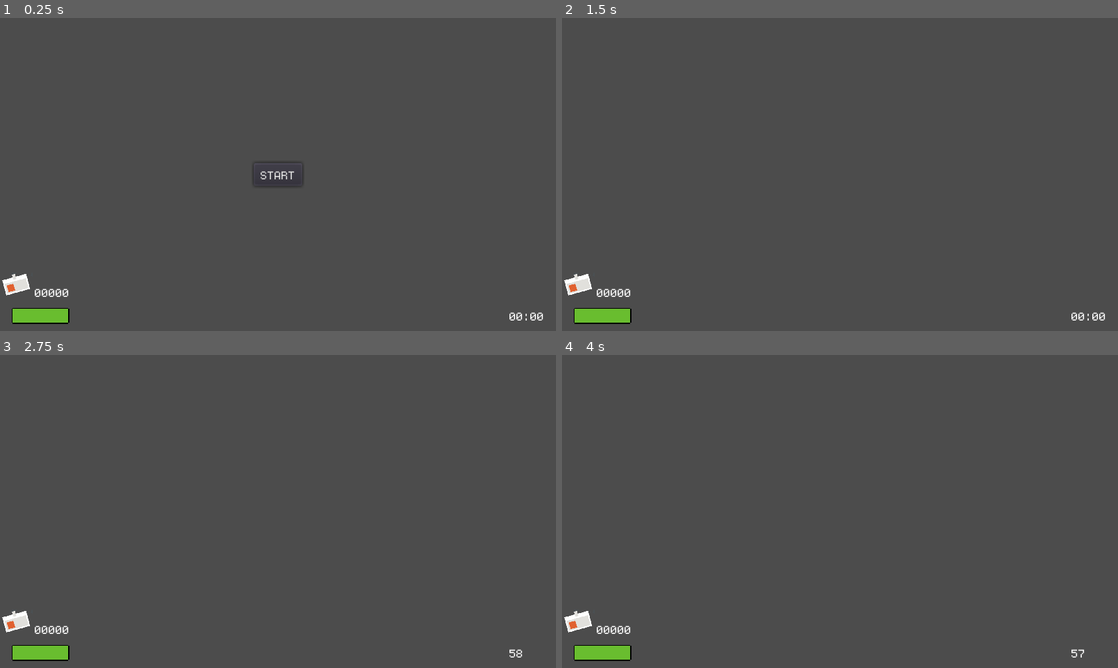
Above: before the commit, frames 1-4 (two rows, left to right).
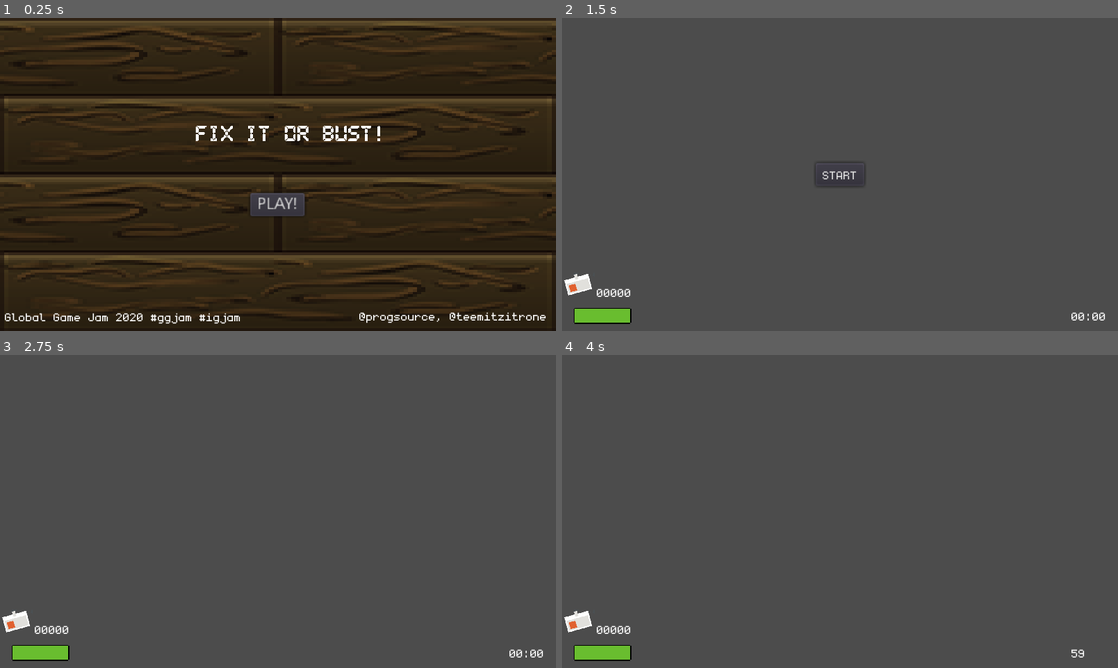
Above: after the commit, the same moments.

Repository: progsource/ggj2020
Game: Godot game, scene res://scenes/splash.tscn
Same seed, same stepped clock (60 frames per second), same inputs: the game is played once before the commit and once after it. Before the commit the project starts from res://scenes/Level0.tscn.
Inputs (mouse positions are in pixels of both pictures, inside the frame that each line leads up to):
- Up to frame 1 (0.25 s): no input
- Up to frame 2 (1.5 s): click (840, 174) at 0.5 s, where only the run before the commit has a clickable "START"; click (840, 205) at 1.25 s, where only the run after the commit has a clickable "PLAY!"
- Up to frame 3 (2.75 s): click (278, 511) at 2 s, where only the run after the commit has a clickable "START"
- Up to frame 4 (4 s): tap Enter at 2.75 s; tap Space at 3.5 s

The runs differ from the first frame. In frame 1, 99% of the frame differs, in the area x 0-100%, y 0-100%; in frame 2, 0.1%; in frame 3, less than 0.1%; in frame 4, less than 0.1%.

Commit message:
feat(splash): add gamestart scene

Diff:
--- /dev/null
+++ b/game/assets/fonts/monogram.tres
@@ -0,0 +1,6 @@
+[gd_resource type="DynamicFont" load_steps=2 format=2]
+
+[ext_resource path="res://assets/fonts/monogram.ttf" type="DynamicFontData" id=1]
+
+[resource]
+font_data = ExtResource( 1 )
--- /dev/null
+++ b/game/assets/fonts/pixel_lcd-7.tres
@@ -0,0 +1,6 @@
+[gd_resource type="DynamicFont" load_steps=2 format=2]
+
+[ext_resource path="res://assets/fonts/Pixel LCD-7.ttf" type="DynamicFontData" id=1]
+
+[resource]
+font_data = ExtResource( 1 )
--- a/game/project.godot
+++ b/game/project.godot
@@ -16,7 +16,7 @@
 [application]
 
 config/name="Fix it or bust"
-run/main_scene="res://scenes/Level0.tscn"
+run/main_scene="res://scenes/splash.tscn"
 config/icon="res://icon.png"
 
 [display]
--- /dev/null
+++ b/game/scenes/splash.tscn
@@ -0,0 +1,65 @@
+[gd_scene load_steps=5 format=2]
+
+[ext_resource path="res://assets/fonts/monogram.tres" type="DynamicFont" id=1]
+[ext_resource path="res://assets/img/tileset/Tiles/PNG_version_2/Walls/Floor1.png" type="Texture" id=2]
+[ext_resource path="res://assets/fonts/pixel_lcd-7.tres" type="DynamicFont" id=3]
+[ext_resource path="res://scripts/splash_button.gd" type="Script" id=4]
+
+[node name="Background" type="TextureRect"]
+margin_right = 480.0
+margin_bottom = 270.0
+texture = ExtResource( 2 )
+expand = true
+__meta__ = {
+"_edit_use_anchors_": false
+}
+
+[node name="Gamename" type="Label" parent="."]
+margin_left = 101.0
+margin_top = 54.0
+margin_right = 401.0
+margin_bottom = 151.0
+custom_fonts/font = ExtResource( 3 )
+text = "Fix it or bust!"
+align = 1
+valign = 1
+__meta__ = {
+"_edit_use_anchors_": false
+}
+
+[node name="copyright" type="Label" parent="."]
+margin_left = 4.0
+margin_top = 235.0
+margin_right = 208.0
+margin_bottom = 264.0
+custom_fonts/font = ExtResource( 1 )
+text = "
+Global Game Jam 2020 #ggjam #igjam"
+valign = 2
+__meta__ = {
+"_edit_use_anchors_": false
+}
+
+[node name="author" type="Label" parent="."]
+margin_left = 281.039
+margin_top = 249.03
+margin_right = 472.039
+margin_bottom = 263.03
+custom_fonts/font = ExtResource( 1 )
+text = "@progsource, @teemitzitrone"
+align = 2
+valign = 2
+__meta__ = {
+"_edit_use_anchors_": false
+}
+
+[node name="Button" type="Button" parent="."]
+margin_left = 216.0
+margin_top = 151.0
+margin_right = 263.0
+margin_bottom = 171.0
+text = "PLAY!"
+script = ExtResource( 4 )
+__meta__ = {
+"_edit_use_anchors_": false
+}
--- /dev/null
+++ b/game/scripts/splash_button.gd
@@ -0,0 +1,18 @@
+extends Button
+
+
+# Declare member variables here. Examples:
+# var a = 2
+# var b = "text"
+
+
+# Called when the node enters the scene tree for the first time.
+func _ready():
+	pass # Replace with function body.
+
+
+# Called every frame. 'delta' is the elapsed time since the previous frame.
+#func _process(delta):
+#	pass
+func _pressed():
+	get_tree().change_scene("res://scenes/Level0.tscn")
Binary file added: game/assets/fonts/Pixel LCD-7.ttf
Not shown, added: game/assets/fonts/pixel_lcd-7.txt
Not shown, added: game/assets/img/tileset/Objects/PNG/Shadows/shadows_house_0000_Layer-1.png.import
Not shown, added: game/assets/img/tileset/Objects/PNG/Shadows/shadows_house_0001_Layer-2.png.import
Not shown, added: game/assets/img/tileset/Objects/PNG/Shadows/shadows_house_0002_Layer-3.png.import
Not shown, added: game/assets/img/tileset/Objects/PNG/Shadows/shadows_house_0003_Layer-4.png.import
Not shown, added: game/assets/img/tileset/Objects/PNG/Shadows/shadows_house_0004_Layer-5.png.import
Not shown, added: game/assets/img/tileset/Objects/PNG/Shadows/shadows_house_0005_Layer-6.png.import
Not shown, added: game/assets/img/tileset/Objects/PNG/Shadows/shadows_house_0006_Layer-7.png.import
Not shown, added: game/assets/img/tileset/Objects/PNG/Shadows/shadows_house_0007_Layer-8.png.import
Not shown, added: game/assets/img/tileset/Objects/PNG/Shadows/shadows_house_0008_Layer-9.png.import
Not shown, added: game/assets/img/tileset/Objects/PNG/Shadows/shadows_house_0009_Layer-10.png.import
(and 326 more such lines)
